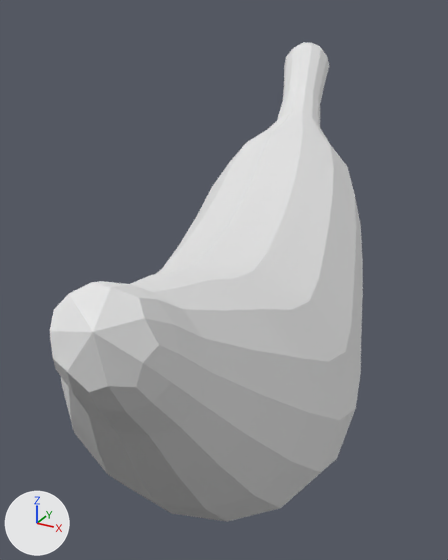
The OBJ model Assets/Resources/Models/Banana 1.obj, before and after one commit.
One viewpoint serves both versions: a camera (50 mm lens) standing at (1556.0, 759.0, 295.0) and looking at (1337.0, 1157.0, 96.0). Arrows for +X, +Y and +Z are at lower left; the lights stay in place. Where no turn or scale is listed for an object, it has been applied to the vertices.

Script lines for the objects in view, before the commit:
```python
mat_02___default = principled_material('02___Default')
mat_02___default.base_color = (0.8, 0.8, 0.8)  # white #e7e7e7
mat_02___default.roughness = 0.8
me_banana_1 = bpy.data.meshes.new('Banana 1')
me_banana_1.from_pydata(...)  # 268 vertices, 532 faces; spans x 1242.0..1484.0, y 872.0..1501.0, z -5.0..257.0
# faces by material slot: [14, 518]
me_banana_1.materials.append(mat_03___default)  # white #e7e7e7
me_banana_1.materials.append(mat_02___default)  # white #e7e7e7
ob_banana_1 = bpy.data.objects.new('Banana 1', me_banana_1)
ob_banana_1.location = (0.0, 0.0, 0.0)
```
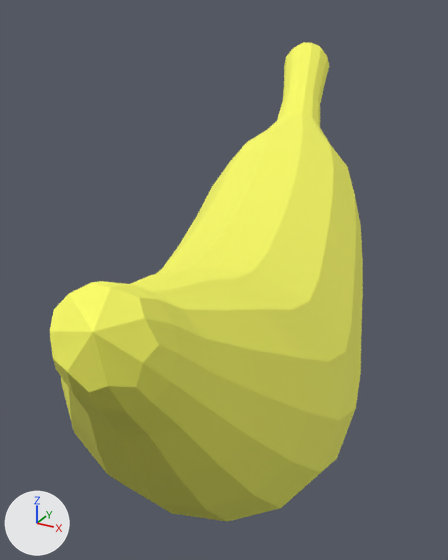
The newer file is also turned or shifted as a whole; pictures and numbers use the older file's frame.

Where the change shows, as pixel boxes [x1, y1, x2, y2] in the pictures (448 x 560 px):
'Banana 1', recoloured (white to yellow)
    both: [50, 42, 363, 522]

Edits to the bpy script that builds the scene:
```text
Change mat_02___default:
    mat_02___default.base_color: (0.8, 0.8, 0.8) -> (0.988, 1.0, 0.126)  # white #e7e7e7 -> yellow #feff63
```
